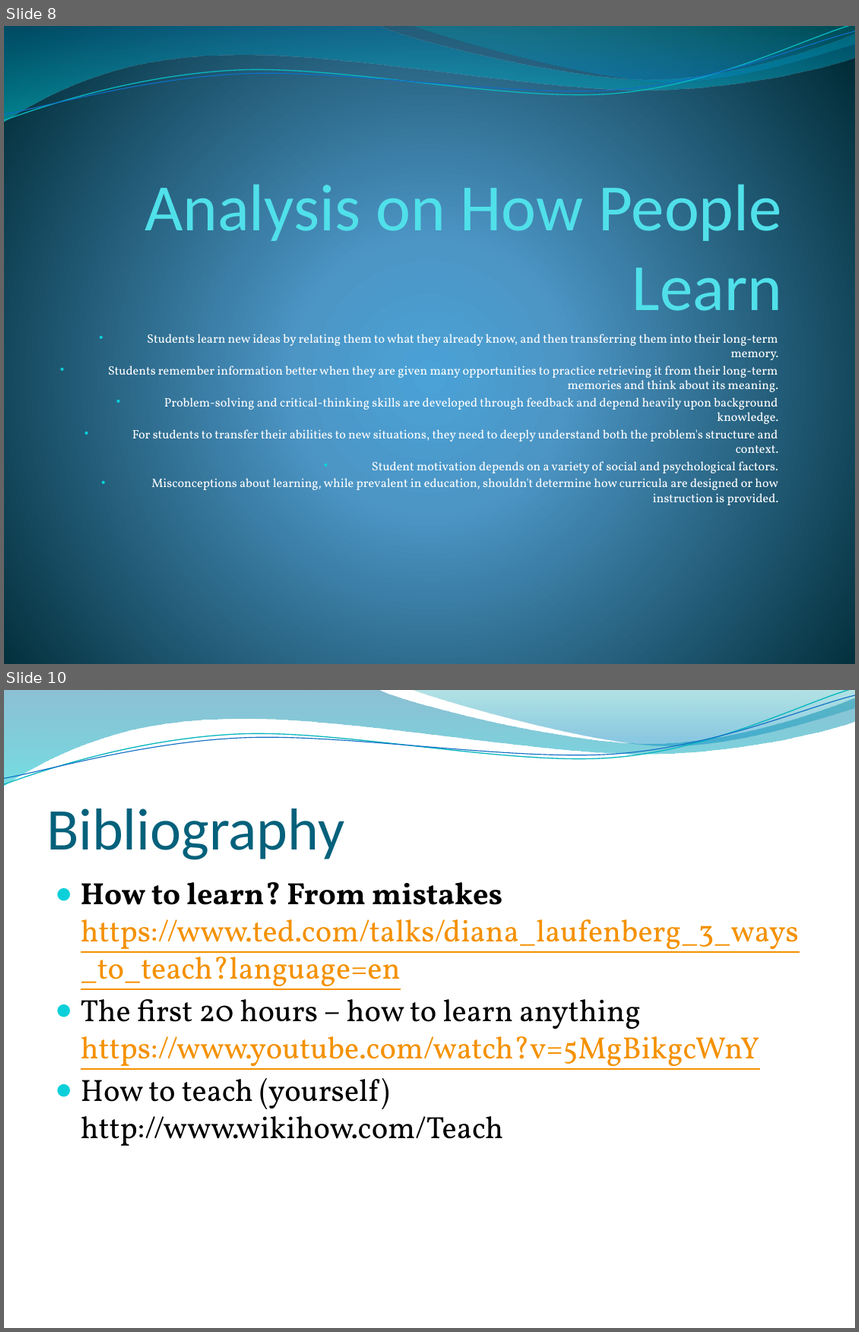
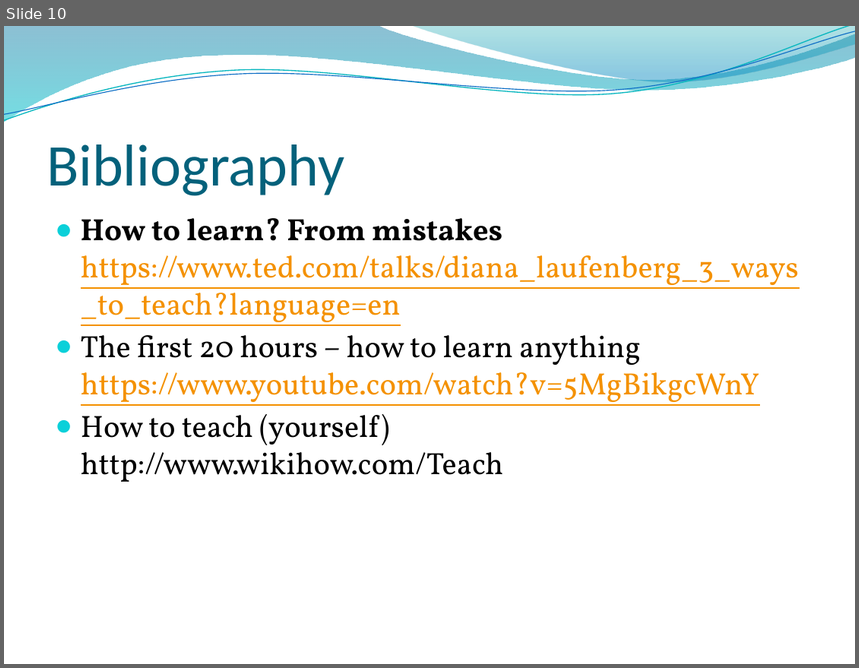
Before and after one commit to CrazeeIvan/ICT_P-PDev, a slide deck: Personal.pptx. Shown one above the other, each under a label of ours: slides 8 and 10 before the commit, slide 10 after it; the slides between them are not shown. The pictures are 859x1332 and 859x668 pixels, drawn with LibreOffice and Linux fonts; fonts in the diff are those of the drawing; background and template pictures are left out. Boxes give left, top, right and bottom in pixels: in the first picture for what was removed or moved away, otherwise in the second. Text is boxed around its words. In the diff, an @@ line names an element or a change of style, - is before the commit and + after.

```diff
--- a/Personal.pptx
+++ b/Personal.pptx
@@ slide 8 removed at <box>4,26,855,664</box>, background gradient #4AA0D6 to #4C98C7 to #002C38; not listed: 4 template elements that a slide beside it also shows @@
@@ title removed at <box>145,176,783,311</box> @@
-Analysis on How People Learn
@@ subtitle removed at <box>108,334,779,494</box> @@
-• Students learn new ideas by relating them to what they already know, and then transferring them into their long-term memory.
-• Students remember information better when they are given many opportunities to practice retrieving it from their long-term memories and think about its meaning.
-• Problem-solving and critical-thinking skills are developed through feedback and depend heavily upon background knowledge.
-• For students to transfer their abilities to new situations, they need to deeply understand both the problem's structure and context.
-• Student motivation depends on a variety of social and psychological factors.
-• Misconceptions about learning, while prevalent in education, shouldn't determine how curricula are designed or how instruction is provided.
```
Also in this commit, not shown: 6 slides changed, 3 slides added, 1 other slide removed.
